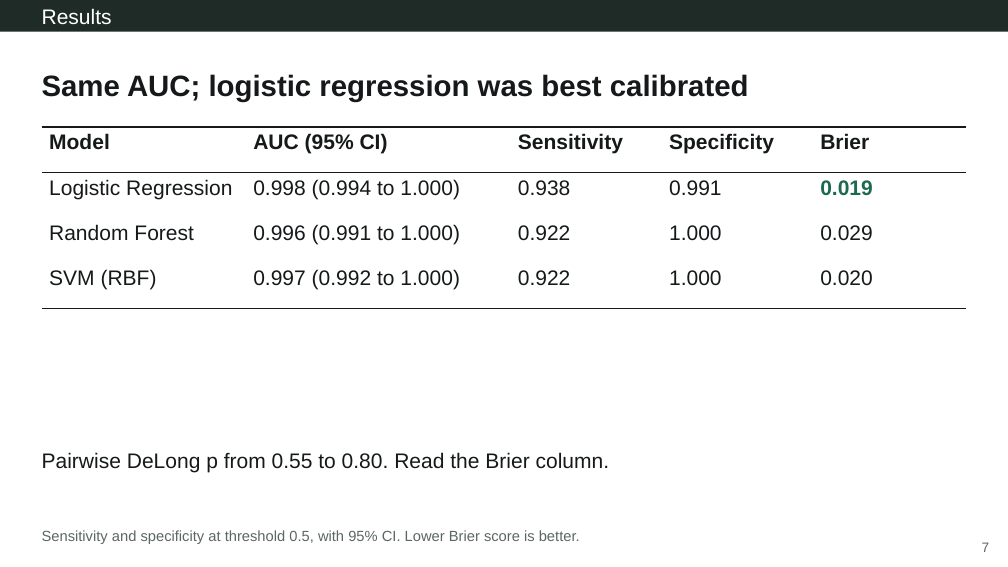
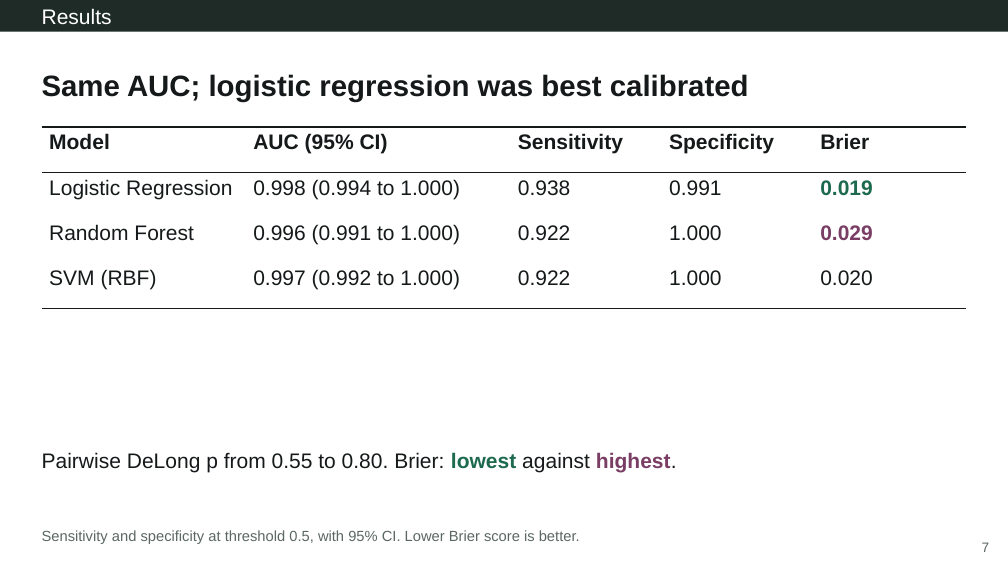
Before and after one commit to Aperivue/medsci-skills, a slide deck: slide 7 of demo/01_wisconsin_bc/presentation/demo1_wisconsin_bc.pptx. Drawn at 1008x567 pixels with LibreOffice and Linux fonts; fonts in the diff are those of the drawing. Boxes give left, top, right and bottom in pixels: in the first picture for what was removed or moved away, otherwise in the second. Text is boxed around its words. In the diff, an @@ line names an element or a change of style, - is before the commit and + after.

```diff
--- a/demo/01_wisconsin_bc/presentation/demo1_wisconsin_bc.pptx
+++ b/demo/01_wisconsin_bc/presentation/demo1_wisconsin_bc.pptx
@@ table at <box>42,127,966,309</box> @@
@@ text colour #15191A to #7A3E65, bold on in "0.029" @@
@@ text at <box>42,452,677,473</box>: text changed @@
-Pairwise DeLong p from 0.55 to 0.80. Read the Brier column.
+Pairwise DeLong p from 0.55 to 0.80. Brier: lowest against highest.
```
Also in this commit, not shown: 1 other slide changed, 16 other files.
